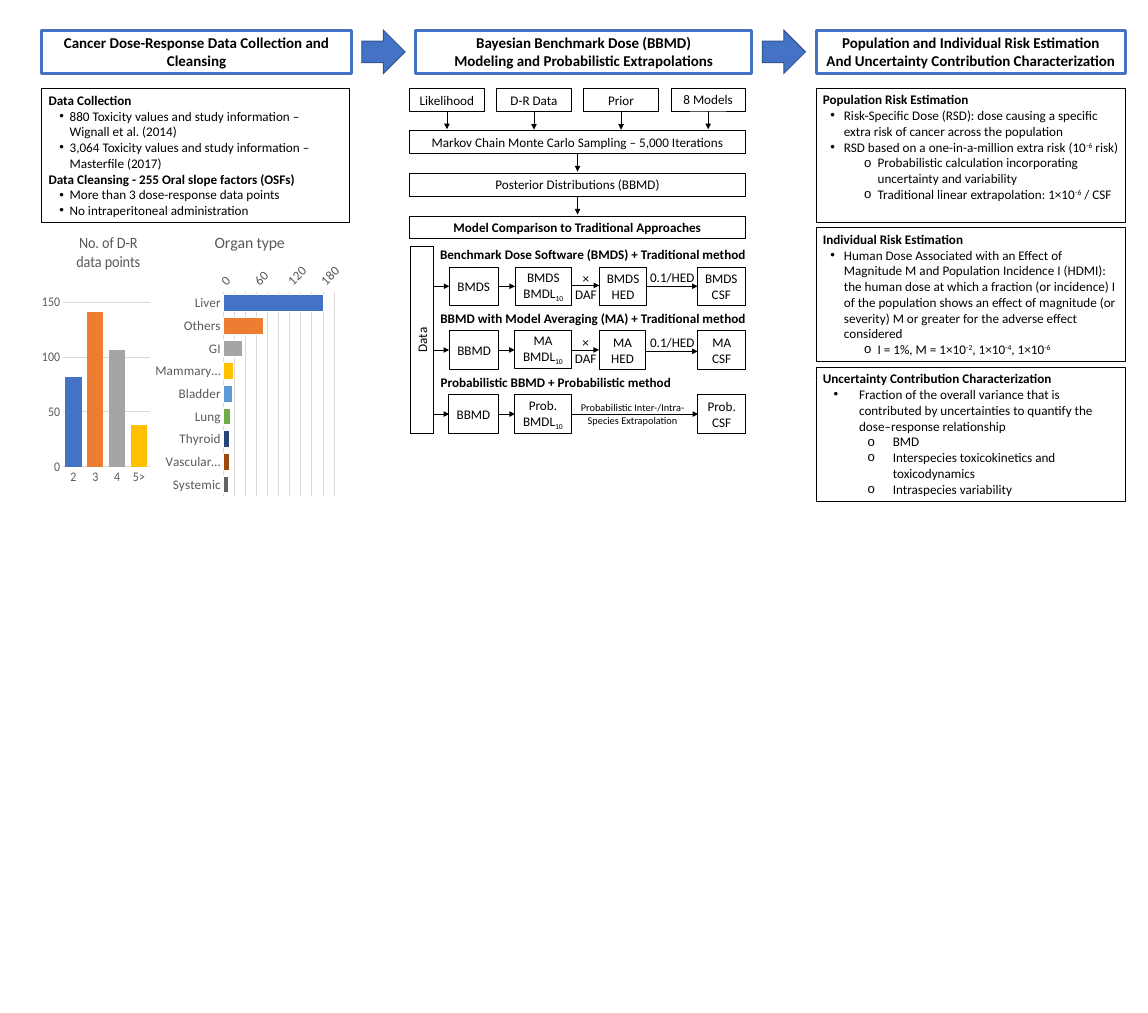
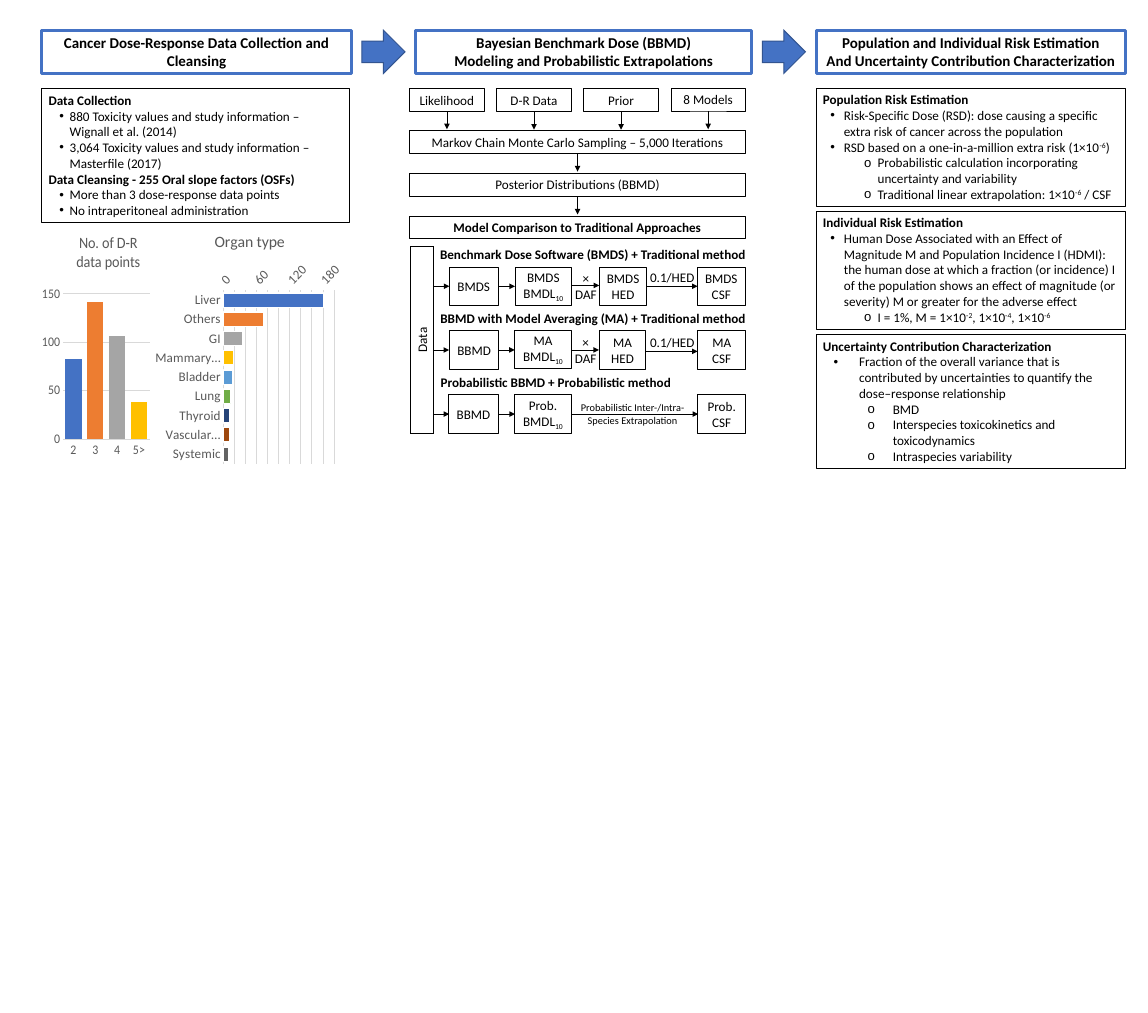
Before and after one commit to Suji-Jang/Probabilistic-Cancer-D-R, a slide deck: slide 1 of figures/Figure 1.pptx. Drawn at 1148x1013 pixels with LibreOffice and Linux fonts; fonts in the diff are those of the drawing. Boxes give left, top, right and bottom in pixels: in the first picture for what was removed or moved away, otherwise in the second. Text is boxed around its words. In the diff, an @@ line names an element or a change of style, - is before the commit and + after.

```diff
--- a/figures/Figure 1.pptx
+++ b/figures/Figure 1.pptx
@@ rectangle "Population Risk Estimation": place and size @@
-rectangle "Population Risk Estimation" at [816, 88, 1126, 223]
+rectangle "Population Risk Estimation" at [816, 88, 1126, 207]
@@ text in rectangle at [844, 142, 1106, 154]: text changed @@
-• RSD based on a one-in-a-million extra risk (10-6 risk)
+• RSD based on a one-in-a-million extra risk (1×10-6)
@@ column chart: place and size @@
-column chart at [42, 227, 157, 499]
+column chart at [42, 227, 157, 467]
@@ bar chart: place and size @@
-bar chart at [151, 220, 348, 502]
+bar chart at [151, 220, 348, 469]
@@ rectangle "Individual Risk Estimation": place and size @@
-rectangle "Individual Risk Estimation" at [816, 228, 1126, 362]
+rectangle "Individual Risk Estimation" at [816, 211, 1126, 330]
@@ text in rectangle at [844, 234, 1115, 309]: text changed @@
-• Human Dose Associated with an Effect of Magnitude M and Population Incidence I (HDMI): the human dose at which a fraction (or incidence) I of the population shows an effect of magnitude (or severity) M or greater for the adverse effect considered
+• Human Dose Associated with an Effect of Magnitude M and Population Incidence I (HDMI): the human dose at which a fraction (or incidence) I of the population shows an effect of magnitude (or severity) M or greater for the adverse effect
@@ rectangle "Uncertainty Contribution Characterization": place and size @@
-rectangle "Uncertainty Contribution Characterization" at [816, 367, 1126, 502]
+rectangle "Uncertainty Contribution Characterization" at [816, 335, 1126, 469]
```
